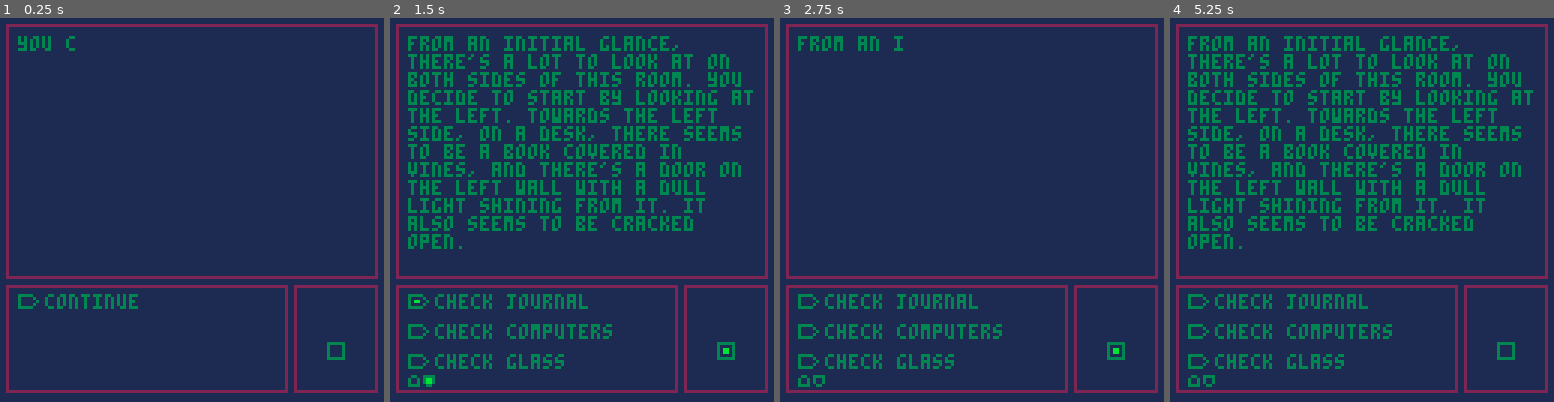
Above: before the commit, frames 1-4 (left to right).
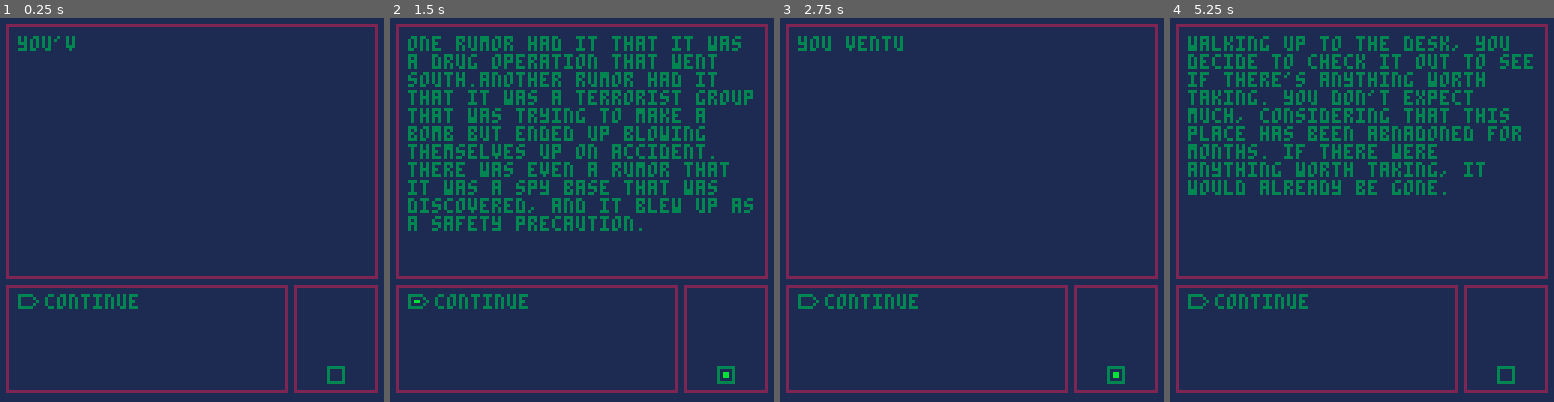
Above: after the commit, the same moments.

Repository: NeoTheSilent/A-Forgotten-Journal
Game: PICO-8 cartridge evastory.p8
The game is run twice, just before and just after one commit, with the same random seed, the same clock (stepped at 60 frames per second) and the same inputs.
Inputs:
- Up to frame 1 (0.25 s): no input
- Up to frame 2 (1.5 s): tap X (X key) at 0.33, 1.07 s; tap O (Z key) at 0.7 s
- Up to frame 3 (2.75 s): tap O (Z key) at 1.7, 2.1, 2.5 s; tap X (X key) at 1.85 s; hold Up 2.15-2.42 s
- Up to frame 4 (5.25 s): tap O (Z key) every 0.4 s from 2.9 to 4.9 s; tap X (X key) at 2.97, 4.08, 5.2 s; hold Down 3.63-3.97 s; hold Up 4.73-5.03 s

The runs differ from the first frame. In frame 1, 0.3% of the frame differs, in the area x 14-90%, y 4-96%; in frame 2, 15%, in the area x 4-95%, y 4-97%; in frame 3, 3.0%; in frame 4, 15%.

Commit message:
1.14
1.14 - Rework of the "Typewriter" aspect of the program, fixing bugs from the previous update that enabled artificial line breaks via the ⬇️ character.

Diff:
--- a/evastory.p8
+++ b/evastory.p8
@@ -10,7 +10,7 @@
 		though this may change
 		during testing.
 		]]--
-			 player.room  = 5
+			 player.room  = 2
 		--[[
 		a way for us
 		to test certain
@@ -106,9 +106,10 @@
 									},
 							followupchoice = {
 									{
-									"you look around the rugged front desk, seeing if there was anything worth salvaging inside of it. despite not expecting much, as you open it up, you notice that the back of the drawer seems broken, revealing that there's a hidden compartment.",
-									"it's difficult feeling around for whats inside of it, and ultimately your efforts break the already decaying entrance of the compartment open. within is a keycard stained green. seeing nothing else within, you take the keycard in case it may be helpful later.",
-									"there is nothing left inside of the front desk."
+									"walking up to the desk, you decide to check it out to see if there's anything worth taking. you don't expect much, considering that this place has been abnadoned for months. if there were anything worth taking, it would already be gone.",
+									"to your surprise, in one of the half-open drawers, you find a keycard lying there.⬇️a few leaves seem to be next to it, and the card seems to have some green stains. pocketing the card, you check the rest of the desk to see if there's anything else.",
+									"unfortunately, your search ends in vain as there's nothing else left in the desk. you managed to get a keycard out of this, and if nothing else it might sell for something to the right people if you don't find anything else. finished with the desk, you continue searching around.",
+									"you check the desk again, to see if there was anything you might've missed on your initial sweep. after a few minutes, you find that you were quite thorough the first time, there's nothing left to take. at the very least, you found the peace of mind knowing there's nothing you missed."
 									},
 									{
 									"you look throughout the broken room. there's a lot to take in, such as the plant life that has won its battle against the odds and found life inside this broken room.",
@@ -156,10 +157,10 @@
 					// [room 5]
 					{
 							dialogue = {
-									--"ultimately, you make your way to the ba …(283 unchanged characters)…
-									--"if it were a few decades, it'd be expec …(290 unchanged characters)…
-									--"the door ahead of you is closed, but it …(309 unchanged characters)…
-									--"it's an automatic door, but unsurprisin …(321 unchanged characters)…
+									"ultimately, you make your way to the ba …(283 unchanged characters)…
+									"if it were a few decades, it'd be expec …(290 unchanged characters)…
+									"the door ahead of you is closed, but it …(309 unchanged characters)…
+									"it's an automatic door, but unsurprisin …(321 unchanged characters)…
 									"you carefully make your way into the room, trying not to step on any of the plants while carefully looking ar …(210 unchanged characters)…
 									"from an initial glance, there's a lot to look at on both sides of this room. you decide to start by looking a …(194 unchanged characters)…
 							},
@@ -173,8 +174,8 @@
 							},
 							followupchoice = {
 									{
-									--"it takes some time to pry the journal f …(271 unchanged characters)…
-									--"you decide to look through your new book, to see if there's anything inside that can helpp you find anything of value. a majority of the pages seem to be stained or ripped out, but you do happen to find a page that remained legible.",
+									"it takes some time to pry the journal f …(271 unchanged characters)…
+									"you decide to look through your new book, to see if there's anything inside that can helpp you find anything of value. a majority of the pages seem to be stained or ripped out, but you do happen to find a page that remained legible.",
 									"january 5th, 20█⬇️this journal exists to document the results of our tests, to ensure that we will look over no detail this time. we can't afford to make another blunder like last time.",
 									"you flip through the pages to see if there's anything you may have missed in the book, but the rest of the pages are either illegible or have been ripped out.",
 									},
@@ -1124,9 +1125,14 @@
 		contain exactly 31	spaces,
 		so we can use it to create
 		artificial empty spaces when
-		we want to	break	line.
-		]]--
-		emptystr="                               "
+		we want to	break	line. we
+		include an alt with periods
+		for bug testing
+		]]--
+
+  emptystr="                               "
+--emptystr="..............................."
+
 		--[[
 		we dynamically calculate the
 		length of the string and divide
@@ -1135,7 +1141,7 @@
 		how many newlines we'll add
 		]]--
 
-		for i=0,ceil(#input/setlength) do
+		for i=0,ceil(#input/setlength+1) do
 		--[[
 		we first want to ensure that
 		we manually break line when
@@ -1151,9 +1157,17 @@
 		scan if any such character
 		exists. if it doesn't, we
 		do nothing.
-		]]--
+
+		bugtesting - to check what the
+		program believes the "first"
+		letter is, and if it's correct
+
+		print(input[1+(i*setlength)],6+i*4,116)
+
+		]]--
+
 				for j=1,setlength do
-				  if sub(input,j+(length*i),j+(length*i)) == "⬇️"
+				  if sub(input,j+(setlength*i),j+(setlength*i)) == "⬇️"
 				  then
 		--[[
 		if it exists: we will "delete"
@@ -1169,10 +1183,18 @@
 		the ⬇️ character, so we can
 		easily fix our display.
 		]]--
-				  		temporary = sub(input,1,j+(length*i)-1)..
-				  		"\n"..
-				  		sub(emptystr,j+2,setlength)..
-				  		sub(input,j+(length*i)+1)
+				  		temporary =
+				  		sub(input,1,j+(setlength*i)-1)
+	 --[[
+	 we know how many characters
+	 we want to add via the j from
+	 the check earlier. we also
+	 wish to adjust it by 2,
+	 to keep \n in our calcs
+	 ]]--
+				  		..sub(emptystr,j+2)
+				  		.."\n"
+				  		..sub(input,j+(setlength*i)+1)
  		--[[
 		we then	replace the input
 	 with our	newly sanitized
@@ -1185,7 +1207,6 @@
 	 causes an error.
 		]]--
  			    input = temporary
- 			    break
 				  end
 				end
 		--[[
@@ -1194,8 +1215,11 @@
 		cut off a word by doing this.
 		if the given character isn't
 		an empty space, we'll run a
-		check and simply adjust where
-		we put the new line. i.e:
+		check and simply adjust  empty
+		space onto the end of the
+		line.
+
+		i.e:
 		if it's cutting off the word
 		like so
 
@@ -1222,7 +1246,10 @@
 						for j=1,ceil(setlength/3) do
 								if sub(input,length-j,length-j)==" "
 								then
-										length-=j-1
+										temporary = sub(input,1,length-j-1)
+										..sub(emptystr,#emptystr-j+2)
+										..sub(input,length-j)
+										input=temporary
 										break
 								end
 						end
@@ -1245,7 +1272,9 @@
 		we also increase our length
 		appropriately each line.
 		]]--
-				temporary = sub(input,1,length-1).."\n"..sub(input,length)
+				temporary = sub(input,1,length-1)
+				.."\n"
+				..sub(input,length)
  			input = temporary
  			length+=setlength
 		end
